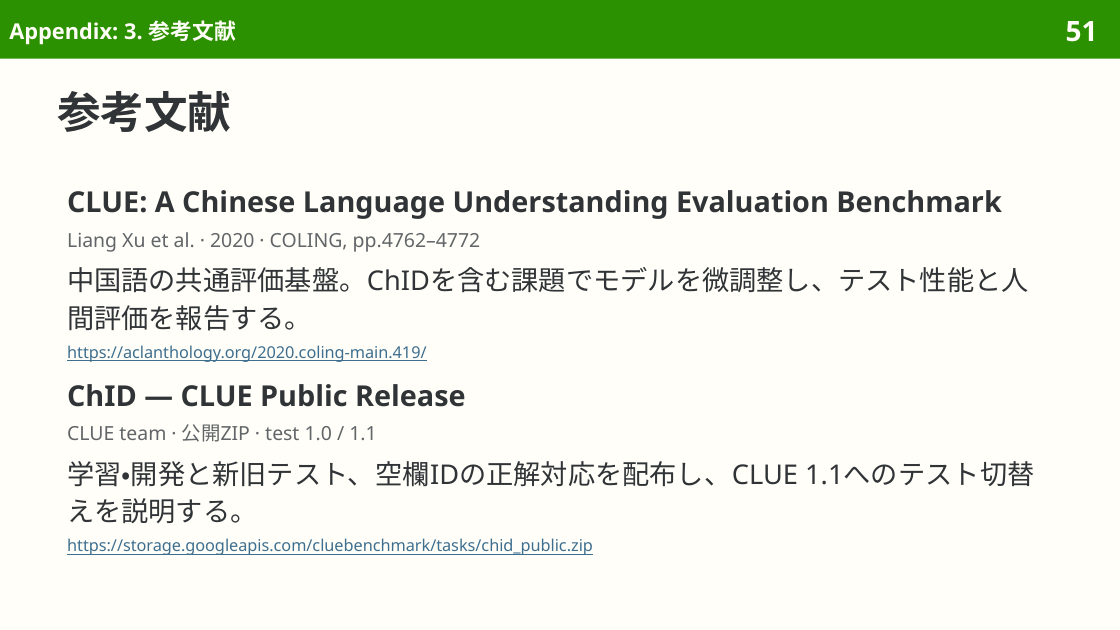
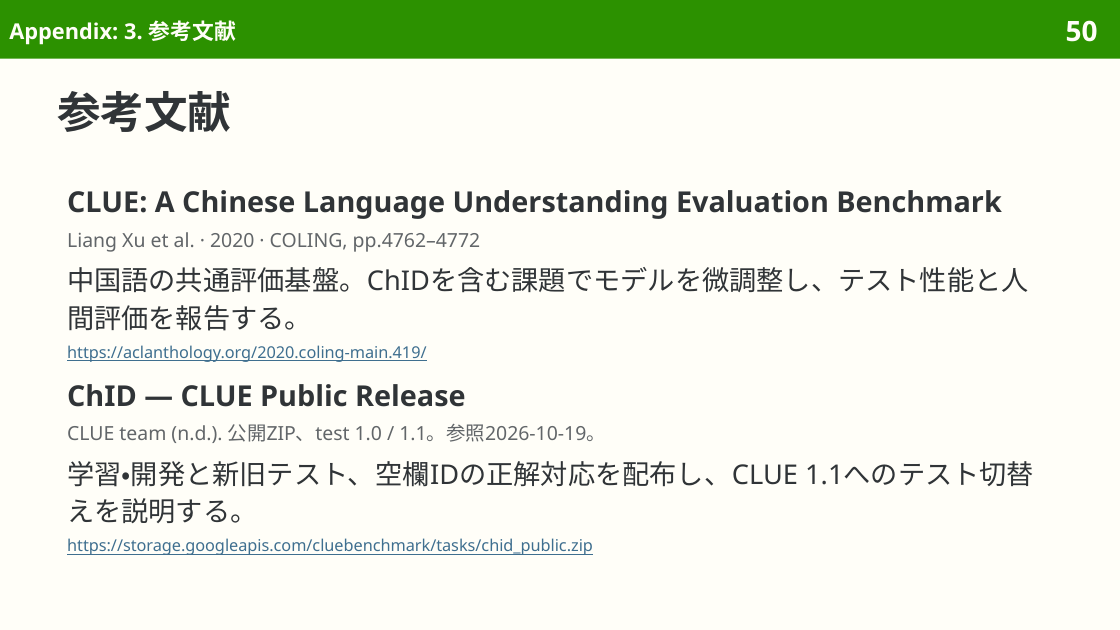
Before and after one commit to sasakiy84/datasets-in-10-minutes, a slide deck: slide 50 of slides/datasets-in-10-minutes-chid.pptx (slide 51 before the commit). Drawn at 1120x630 pixels with LibreOffice and Linux fonts; fonts in the diff are those of the drawing. Boxes give left, top, right and bottom in pixels: in the first picture for what was removed or moved away, otherwise in the second. Text is boxed around its words. In the diff, an @@ line names an element or a change of style, - is before the commit and + after.

```diff
--- a/slides/datasets-in-10-minutes-chid.pptx
+++ b/slides/datasets-in-10-minutes-chid.pptx
@@ page number at (1066, 20, 1098, 42): text changed @@
-51
+50
@@ text at (67, 424, 605, 443): text changed @@
-CLUE team · 公開ZIP · test 1.0 / 1.1
+CLUE team (n.d.). 公開ZIP、test 1.0 / 1.1。参照2026-10-19。
```
Also in this commit, not shown: 12 other slides changed, 2 slides removed, 47 other files.
